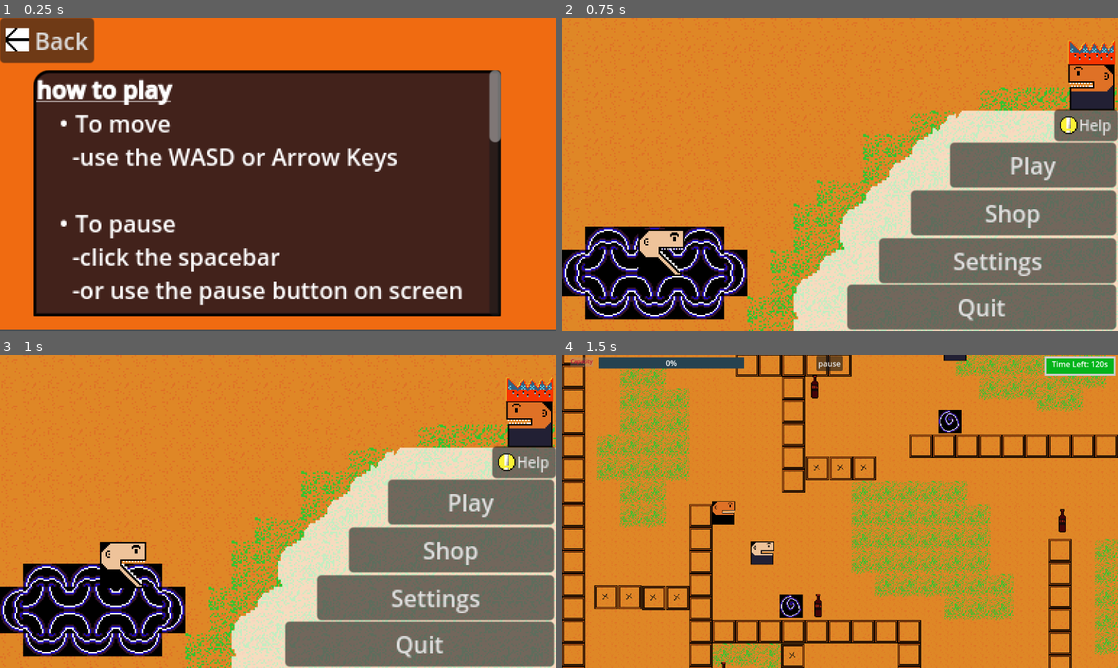
Above: before the commit, frames 1-4 (two rows, left to right).
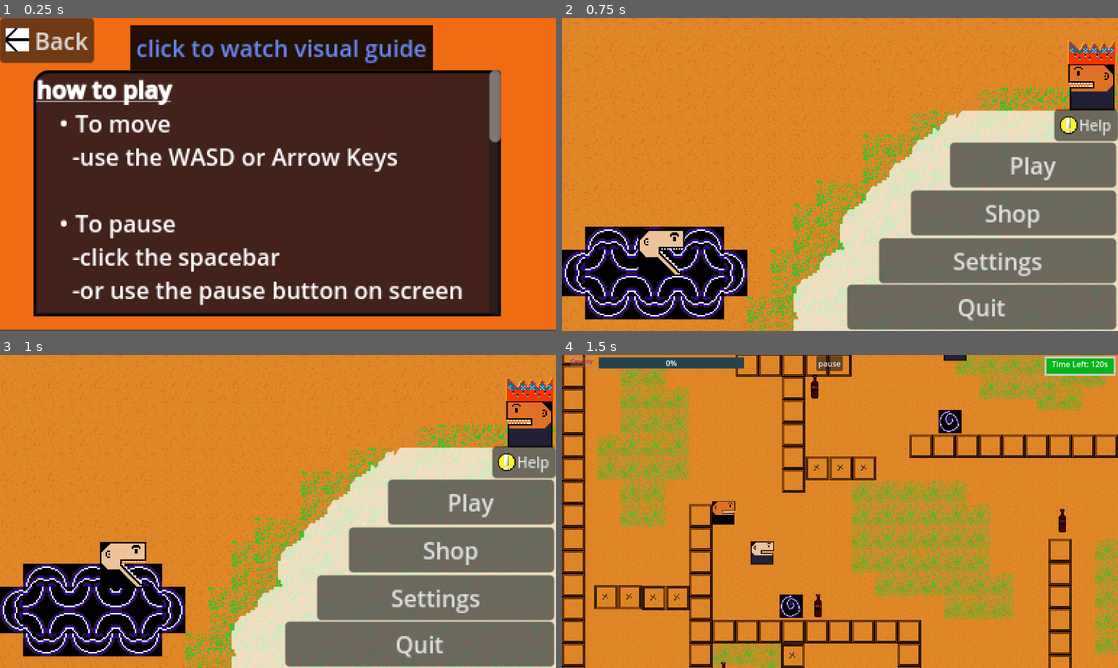
Above: after the commit, the same moments.

Repository: maltech0005-tech/Burper
Game: Godot game, scene res://scenes/help.tscn
Two runs of this game, one before a commit and one after it. Both use one fixed random seed, a clock stepped at 60 frames per second and the inputs below. This scene is started directly instead of the project's main scene.
Inputs:
- Up to frame 1 (0.25 s): no input
- Up to frame 2 (0.75 s): click "Back" at 0.5 s
- Up to frame 3 (1 s): no input
- Up to frame 4 (1.5 s): click "Play" at 1.25 s

The runs differ from the first frame. In frame 1, 7.9% of the frame differs, in the area x 23-78%, y 2-17%; in frame 2, nothing differs; in frame 3, nothing differs; in frame 4, nothing differs.

Commit message:
added visual guide for help scene

Diff:
--- a/scenes/help.tscn
+++ b/scenes/help.tscn
@@ -1,8 +1,14 @@
-[gd_scene load_steps=5 format=3 uid="uid://dtbf06rx337xc"]
+[gd_scene load_steps=25 format=3 uid="uid://dtbf06rx337xc"]
 
 [ext_resource type="Script" uid="uid://big411yr8ajac" path="res://script/help.gd" id="1_chmrd"]
 [ext_resource type="Texture2D" uid="uid://v4q2bek5f8e5" path="res://assets/bg.png" id="1_ci552"]
 [ext_resource type="Texture2D" uid="uid://cq74cvh8njfks" path="res://assets/exit.png" id="2_50phg"]
+[ext_resource type="Texture2D" uid="uid://crq3cwkyh46fu" path="res://assets/game_play1.png" id="4_2by0i"]
+[ext_resource type="Texture2D" uid="uid://bjfrkge3mac5e" path="res://assets/game_play2.png" id="5_mpb58"]
+[ext_resource type="Texture2D" uid="uid://cwdp1q16mag0m" path="res://assets/game_play3.png" id="6_i3xxq"]
+[ext_resource type="Texture2D" uid="uid://c26y6j2yn0p7c" path="res://assets/game_play4.png" id="7_0eisp"]
+[ext_resource type="Texture2D" uid="uid://c6qnldcgwbbcm" path="res://assets/game_play5.png" id="8_tbbma"]
+[ext_resource type="Texture2D" uid="uid://hw4aas8ukpq4" path="res://assets/game_play6.png" id="9_oclsq"]
 
 [sub_resource type="StyleBoxFlat" id="StyleBoxFlat_50phg"]
 bg_color = Color(0.21, 0.11129999, 0.11129999, 0.93333334)
@@ -13,6 +19,126 @@
 border_color = Color(0, 0, 0, 1)
 corner_radius_top_left = 10
 corner_radius_top_right = 2
+
+[sub_resource type="AtlasTexture" id="AtlasTexture_oar4r"]
+atlas = ExtResource("4_2by0i")
+region = Rect2(0, 0, 1152, 648)
+
+[sub_resource type="AtlasTexture" id="AtlasTexture_tsstt"]
+atlas = ExtResource("5_mpb58")
+region = Rect2(0, 0, 1152, 648)
+
+[sub_resource type="AtlasTexture" id="AtlasTexture_v2ygu"]
+atlas = ExtResource("6_i3xxq")
+region = Rect2(0, 0, 1152, 648)
+
+[sub_resource type="AtlasTexture" id="AtlasTexture_4t21m"]
+atlas = ExtResource("7_0eisp")
+region = Rect2(0, 0, 1152, 648)
+
+[sub_resource type="AtlasTexture" id="AtlasTexture_u6nf5"]
+atlas = ExtResource("8_tbbma")
+region = Rect2(0, 0, 1152, 648)
+
+[sub_resource type="AtlasTexture" id="AtlasTexture_jlusn"]
+atlas = ExtResource("9_oclsq")
+region = Rect2(0, 0, 1152, 648)
+
+[sub_resource type="SpriteFrames" id="SpriteFrames_2c3wl"]
+animations = [{
+"frames": [{
+"duration": 1.0,
+"texture": SubResource("AtlasTexture_oar4r")
+}],
+"loop": true,
+"name": &"1",
+"speed": 5.0
+}, {
+"frames": [{
+"duration": 1.0,
+"texture": SubResource("AtlasTexture_tsstt")
+}],
+"loop": true,
+"name": &"2",
+"speed": 5.0
+}, {
+"frames": [{
+"duration": 1.0,
+"texture": SubResource("AtlasTexture_v2ygu")
+}],
+"loop": true,
+"name": &"3",
+"speed": 5.0
+}, {
+"frames": [{
+"duration": 1.0,
+"texture": SubResource("AtlasTexture_4t21m")
+}],
+"loop": true,
+"name": &"4",
+"speed": 5.0
+}, {
+"frames": [{
+"duration": 1.0,
+"texture": SubResource("AtlasTexture_u6nf5")
+}],
+"loop": true,
+"name": &"5",
+"speed": 5.0
+}, {
+"frames": [{
+"duration": 1.0,
+"texture": SubResource("AtlasTexture_jlusn")
+}],
+"loop": true,
+"name": &"6",
+"speed": 5.0
+}]
+
+[sub_resource type="StyleBoxFlat" id="StyleBoxFlat_0ylyn"]
+bg_color = Color(0.0293433, 0.0293433, 0.0293433, 0.8627451)
+corner_radius_top_left = 6
+corner_radius_top_right = 6
+corner_radius_bottom_right = 6
+corner_radius_bottom_left = 6
+
+[sub_resource type="StyleBoxFlat" id="StyleBoxFlat_mpb58"]
+bg_color = Color(0.02745098, 0.02745098, 0.02745098, 0.8627451)
+corner_radius_top_left = 6
+corner_radius_top_right = 6
+corner_radius_bottom_right = 6
+corner_radius_bottom_left = 6
+
+[sub_resource type="StyleBoxFlat" id="StyleBoxFlat_i3xxq"]
+bg_color = Color(0.02745098, 0.02745098, 0.02745098, 0.8627451)
+corner_radius_top_left = 6
+corner_radius_top_right = 6
+corner_radius_bottom_right = 6
+corner_radius_bottom_left = 6
+
+[sub_resource type="StyleBoxFlat" id="StyleBoxFlat_0eisp"]
+bg_color = Color(0.02745098, 0.02745098, 0.02745098, 0.8627451)
+corner_radius_top_left = 6
+corner_radius_top_right = 6
+corner_radius_bottom_right = 6
+corner_radius_bottom_left = 6
+
+[sub_resource type="StyleBoxFlat" id="StyleBoxFlat_tbbma"]
+bg_color = Color(0.02745098, 0.02745098, 0.02745098, 0.8627451)
+corner_radius_top_left = 6
+corner_radius_top_right = 6
+corner_radius_bottom_right = 6
+corner_radius_bottom_left = 6
+
+[sub_resource type="StyleBoxFlat" id="StyleBoxFlat_oclsq"]
+bg_color = Color(0.02745098, 0.02745098, 0.02745098, 0.8627451)
+corner_radius_top_left = 6
+corner_radius_top_right = 6
+corner_radius_bottom_right = 6
+corner_radius_bottom_left = 6
+
+[sub_resource type="StyleBoxFlat" id="StyleBoxFlat_tsstt"]
+bg_color = Color(0, 0, 0, 0.8509804)
 
 [node name="Help" type="Node2D"]
 script = ExtResource("1_chmrd")
@@ -52,7 +178,7 @@
 	  -pause the game and click the help
 	   button
 
-[u]Goal[/u]
+[u][b]Game Navigation[/b][/u]
 [ul]move arround to locate some cola
 move towards and collide with the cola
 once you collide the cola will tilt towards you and you will start chugging
@@ -65,4 +191,142 @@
 text = "Back"
 icon = ExtResource("2_50phg")
 
+[node name="gameplay_img" type="AnimatedSprite2D" parent="."]
+visible = false
+position = Vector2(183.75, 121.24999)
+scale = Vector2(0.281684, 0.2677469)
+sprite_frames = SubResource("SpriteFrames_2c3wl")
+animation = &"6"
+autoplay = "1"
+
+[node name="img1" type="RichTextLabel" parent="gameplay_img"]
+offset_left = -105.61478
+offset_top = -98.04031
+offset_right = 142.89066
+offset_bottom = 144.72626
+theme_override_colors/default_color = Color(0, 0.47058824, 0.84313726, 1)
+theme_override_font_sizes/normal_font_size = 21
+theme_override_font_sizes/bold_font_size = 21
+theme_override_font_sizes/bold_italics_font_size = 21
+theme_override_font_sizes/italics_font_size = 21
+theme_override_font_sizes/mono_font_size = 21
+theme_override_styles/normal = SubResource("StyleBoxFlat_0ylyn")
+bbcode_enabled = true
+text = "To move use the keys:
+WASD
+[ul]'W' to go up
+'A' to go left
+'S' to go down
+'D' to go right
+[/ul]
+
+or use the arrow keys"
+
+[node name="img2" type="RichTextLabel" parent="gameplay_img"]
+visible = false
+offset_left = -66.56395
+offset_top = -217.55617
+offset_right = 242.29274
+offset_bottom = -86.83571
+theme_override_colors/default_color = Color(0, 0.47058824, 0.84313726, 1)
+theme_override_font_sizes/normal_font_size = 21
+theme_override_font_sizes/bold_font_size = 21
+theme_override_font_sizes/bold_italics_font_size = 21
+theme_override_font_sizes/italics_font_size = 21
+theme_override_font_sizes/mono_font_size = 21
+theme_override_styles/normal = SubResource("StyleBoxFlat_mpb58")
+text = "When you collide with a portal
+you teleport to another random portal
+so sprint up and get in"
+
+[node name="img3" type="RichTextLabel" parent="gameplay_img"]
+visible = false
+offset_left = 22.187983
+offset_top = -228.76079
+offset_right = 260.04315
+offset_bottom = -161.53313
+theme_override_colors/default_color = Color(0, 0.47058824, 0.84313726, 1)
+theme_override_font_sizes/normal_font_size = 21
+theme_override_font_sizes/bold_font_size = 21
+theme_override_font_sizes/bold_italics_font_size = 21
+theme_override_font_sizes/italics_font_size = 21
+theme_override_font_sizes/mono_font_size = 21
+theme_override_styles/normal = SubResource("StyleBoxFlat_i3xxq")
+text = "You can pause the game by clicking here"
+
+[node name="img4" type="RichTextLabel" parent="gameplay_img"]
+visible = false
+offset_left = 189.04161
+offset_top = -79.36597
+offset_right = 480.14795
+offset_bottom = 17.740662
+theme_override_colors/default_color = Color(0, 0.47058824, 0.84313726, 1)
+theme_override_font_sizes/normal_font_size = 21
+theme_override_font_sizes/bold_font_size = 21
+theme_override_font_sizes/bold_italics_font_size = 21
+theme_override_font_sizes/italics_font_size = 21
+theme_override_font_sizes/mono_font_size = 21
+theme_override_styles/normal = SubResource("StyleBoxFlat_0eisp")
+text = "after pausing you can select these options to either continue, restart or quit"
+
+[node name="img5" type="RichTextLabel" parent="gameplay_img"]
+visible = false
+offset_left = 256.49307
+offset_top = -225.02592
+offset_right = 515.6488
+offset_bottom = -68.16138
+theme_override_colors/default_color = Color(0, 0.47058824, 0.84313726, 1)
+theme_override_font_sizes/normal_font_size = 21
+theme_override_font_sizes/bold_font_size = 21
+theme_override_font_sizes/bold_italics_font_size = 21
+theme_override_font_sizes/italics_font_size = 21
+theme_override_font_sizes/mono_font_size = 21
+theme_override_styles/normal = SubResource("StyleBoxFlat_tbbma")
+text = "When the timer runs out
+you will be taken to a reward scene so you better run arround and chug those colas"
+
+[node name="img6" type="RichTextLabel" parent="gameplay_img"]
+visible = false
+offset_left = -552.9245
+offset_top = -109.24493
+offset_right = -122.4776
+offset_bottom = 17.74067
+theme_override_colors/default_color = Color(0, 0.47058824, 0.84313726, 1)
+theme_override_font_sizes/normal_font_size = 21
+theme_override_font_sizes/bold_font_size = 21
+theme_override_font_sizes/bold_italics_font_size = 21
+theme_override_font_sizes/italics_font_size = 21
+theme_override_font_sizes/mono_font_size = 21
+theme_override_styles/normal = SubResource("StyleBoxFlat_oclsq")
+bbcode_enabled = true
+text = "Dropping out of a portal only to break the ground!, nope here is where you get rewarded in exchange of the cola you chugged up like a champ."
+
+[node name="next" type="Button" parent="gameplay_img"]
+offset_left = 25.738068
+offset_top = -370.6859
+offset_right = 86.089325
+offset_bottom = -324.7464
+theme_override_font_sizes/font_size = 21
+text = "Next"
+
+[node name="previous" type="Button" parent="gameplay_img"]
+offset_left = -187.26648
+offset_top = -370.6859
+offset_right = -91.26648
+offset_bottom = -324.74643
+theme_override_font_sizes/font_size = 21
+text = "Previous"
+
+[node name="visual-guide" type="Button" parent="."]
+offset_left = 90.0
+offset_top = 5.0
+offset_right = 299.0
+offset_bottom = 36.0
+theme_override_colors/font_color = Color(0.40850002, 0.5348501, 0.95, 1)
+theme_override_styles/normal = SubResource("StyleBoxFlat_tsstt")
+text = "click to watch visual guide"
+
 [connection signal="pressed" from="back" to="." method="_on_back_pressed"]
+[connection signal="pressed" from="gameplay_img/next" to="." method="_on_next_pressed"]
+[connection signal="pressed" from="gameplay_img/previous" to="." method="_on_previous_pressed"]
+[connection signal="pressed" from="visual-guide" to="." method="_on_visualguide_pressed"]
--- a/scenes/settings.tscn
+++ b/scenes/settings.tscn
@@ -27,11 +27,11 @@
 offset_right = 262.0
 offset_bottom = 166.0
 
-[node name="CheckButton" type="CheckButton" parent="music_box"]
+[node name="music" type="CheckButton" parent="music_box"]
 layout_mode = 2
 text = "music"
 
-[node name="CheckButton2" type="CheckButton" parent="music_box"]
+[node name="sound_sfx" type="CheckButton" parent="music_box"]
 layout_mode = 2
 text = "sound effects"
 
@@ -41,6 +41,7 @@
 limit_top = 0
 
 [node name="coming soon" type="RichTextLabel" parent="."]
+visible = false
 offset_left = 78.0
 offset_top = 91.0
 offset_right = 286.0
@@ -49,3 +50,4 @@
 text = "settings are coming soon"
 
 [connection signal="pressed" from="exit" to="." method="_on_exit_pressed"]
+[connection signal="toggled" from="music_box/music" to="." method="_on_music_toggled"]
--- a/script/help.gd
+++ b/script/help.gd
@@ -1,14 +1,81 @@
 extends Node2D
-
+@onready var gameplay_img: AnimatedSprite2D = $gameplay_img
+@onready var img_1: RichTextLabel = $gameplay_img/img1
+@onready var img_2: RichTextLabel = $gameplay_img/img2
+@onready var img_3: RichTextLabel = $gameplay_img/img3
+@onready var img_4: RichTextLabel = $gameplay_img/img4
+@onready var img_5: RichTextLabel = $gameplay_img/img5
+@onready var img_6: RichTextLabel = $gameplay_img/img6
+@onready var visual_guide: Button = $"visual-guide"
 
 # Called when the node enters the scene tree for the first time.
 func _ready() -> void:
 	pass # Replace with function body.
 
-
 # Called every frame. 'delta' is the elapsed time since the previous frame.
-func _process(delta: float) -> void:
+func _process(_delta: float) -> void:
 	pass
 
 func _on_back_pressed() -> void:
-	get_tree().change_scene_to_file('res://scenes/main_menu.tscn')
+	if gameplay_img.visible==true:
+		visual_guide.visible=true
+		gameplay_img.visible=false
+	else:
+		get_tree().change_scene_to_file('res://scenes/main_menu.tscn')
+
+func _on_next_pressed() -> void:
+	if img_1.visible==true:
+		img_1.visible=false
+		gameplay_img.play("2")
+		img_2.visible=true
+
+	elif img_2.visible==true:
+		img_2.visible=false
+		gameplay_img.play("3")
+		img_3.visible=true
+
+	elif img_3.visible==true:
+		img_3.visible=false
+		gameplay_img.play("4")
+		img_4.visible=true
+
+	elif img_4.visible==true:
+		img_4.visible=false
+		gameplay_img.play("5")
+		img_5.visible=true
+
+	elif img_5.visible==true:
+		img_5.visible=false
+		gameplay_img.play("6")
+		img_6.visible=true
+
+	elif img_6.visible==true:
+		pass
+
+func _on_previous_pressed() -> void:
+	if img_1.visible==true:
+		pass
+	if img_2.visible==true:
+		gameplay_img.play("1")
+		img_1.visible=true
+		img_2.visible=false
+	if img_3.visible==true:
+		gameplay_img.play("2")
+		img_2.visible=true
+		img_3.visible=false
+	if img_4.visible==true:
+		gameplay_img.play("3")
+		img_3.visible=true
+		img_4.visible=false
+	if img_5.visible==true:
+		gameplay_img.play("4")
+		img_4.visible=true
+		img_5.visible=false
+	if img_6.visible==true:
+		gameplay_img.play("5")
+		img_5.visible=true
+		img_6.visible=false
+
+func _on_visualguide_pressed() -> void:
+	visual_guide.visible=false
+	gameplay_img.visible=true
--- a/script/settings.gd
+++ b/script/settings.gd
@@ -1,5 +1,17 @@
 extends Node2D
-
+@onready var game_music: AudioStreamPlayer2D = $AudioStreamPlayer2D
+@onready var block_brocken: AudioStreamPlayer2D = $block_brocken
+@onready var block_cracking: AudioStreamPlayer2D = $block_cracking
+@onready var player_drop: AudioStreamPlayer2D = $player_drop
+@onready var background: AudioStreamPlayer = $background
 
 func _on_exit_pressed() -> void:
 	get_tree().change_scene_to_file('res://scenes/main_menu.tscn')
+
+func _on_music_toggled(toggled_on: bool) -> void:
+	if toggled_on:
+		background.volume_db=-80.0
+		game_music.volume_db=-80.0
+	else:
+		background.volume_db=0.0
+		game_music.volume_db=0.0
Binary file added: assets/game_play1.png
Not shown, added: assets/game_play1.png.import
Binary file added: assets/game_play2.png
Not shown, added: assets/game_play2.png.import
Binary file added: assets/game_play3.png
Not shown, added: assets/game_play3.png.import
Binary file added: assets/game_play4.png
Not shown, added: assets/game_play4.png.import
Binary file added: assets/game_play5.png
Not shown, added: assets/game_play5.png.import
Binary file added: assets/game_play6.png
Not shown, added: assets/game_play6.png.import
(and 2 more such lines)
